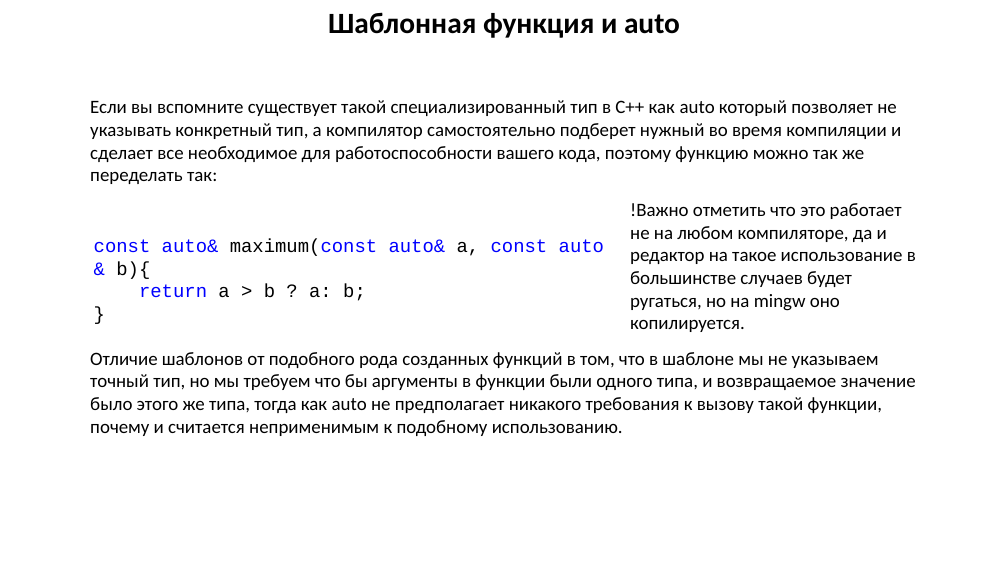
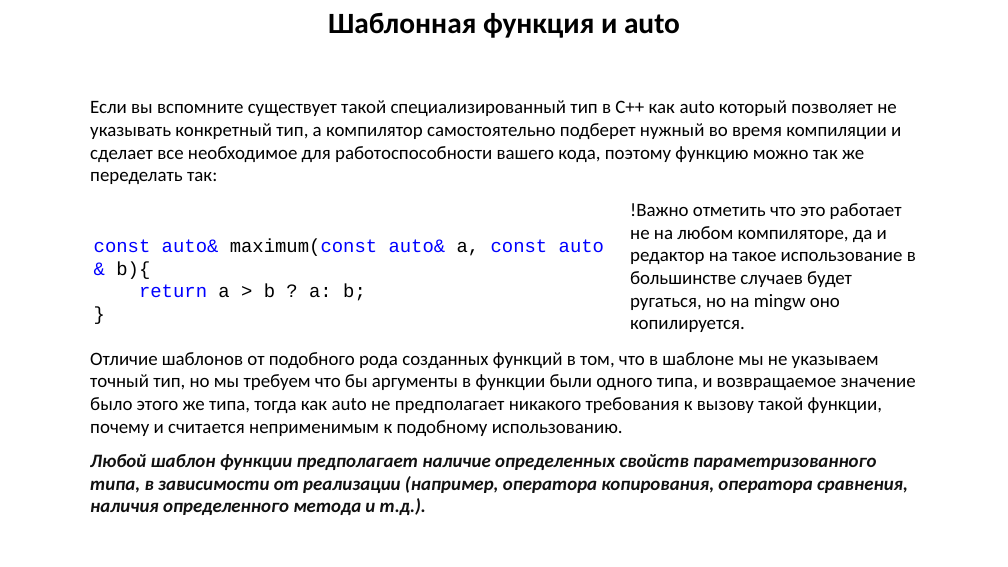
Before and after one commit to MUCTR-IKT-CPP/cpp_course, a slide deck: slide 8 of Лекции/9/Шаблоны.pptx. Drawn at 1008x567 pixels with LibreOffice and Linux fonts; fonts in the diff are those of the drawing. Boxes give left, top, right and bottom in pixels: in the first picture for what was removed or moved away, otherwise in the second. Text is boxed around its words. In the diff, an @@ line names an element or a change of style, - is before the commit and + after.

Commit message:
Добавлены примеры по шаблонам.

```diff
--- a/Лекции/9/Шаблоны.pptx
+++ b/Лекции/9/Шаблоны.pptx
@@ text added at bbox=[90, 454, 908, 515], 18 pt, text #111111, bold, italic @@
+Любой шаблон функции предполагает наличие определенных свойств параметризованного типа, в зависимости от реализации (например, оператора копирования, оператора сравнения, наличия определенного метода и т.д.).
```
Also in this commit, not shown: 1 other slide changed, 3 slides added, 9 other files.
